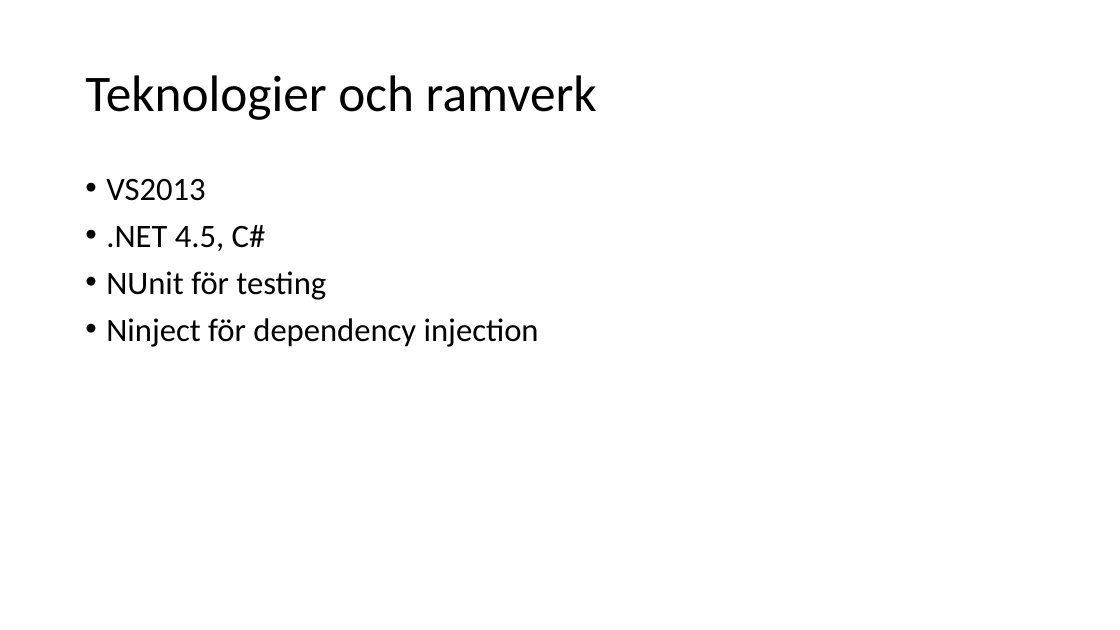
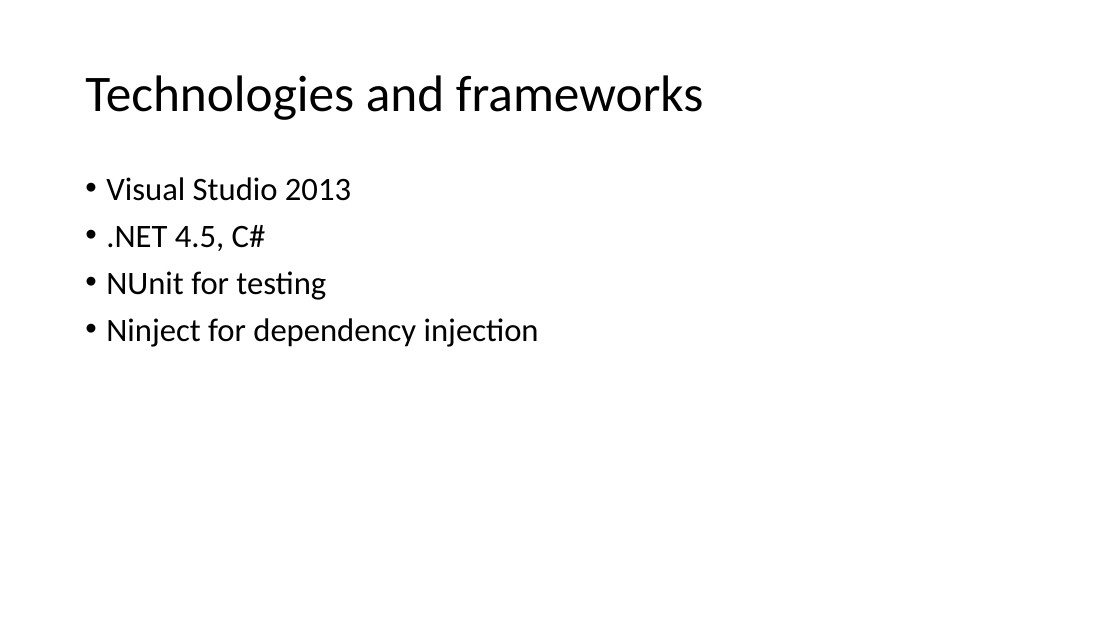
Before and after one commit to LarsBergqvist/CarRentalService, a slide deck: slide 13 of CarRentalService - Lars Bergqvist.pptx. Drawn at 1120x630 pixels with LibreOffice and Linux fonts; fonts in the diff are those of the drawing. Boxes give left, top, right and bottom in pixels: in the first picture for what was removed or moved away, otherwise in the second. Text is boxed around its words. In the diff, an @@ line names an element or a change of style, - is before the commit and + after.

```diff
--- a/CarRentalService - Lars Bergqvist.pptx
+++ b/CarRentalService - Lars Bergqvist.pptx
@@ title at bbox=[85, 75, 703, 120]: text changed @@
-Teknologier och ramverk
+Technologies and frameworks
@@ text at bbox=[106, 177, 351, 201]: text changed @@
-• VS2013
+• Visual Studio 2013
@@ text at bbox=[106, 271, 539, 347]: text changed @@
-• NUnit för testing
-• Ninject för dependency injection
+• NUnit for testing
+• Ninject for dependency injection
```
Also in this commit, not shown: 9 other slides changed, 4 slides added, 3 slides removed, 1 other file.
